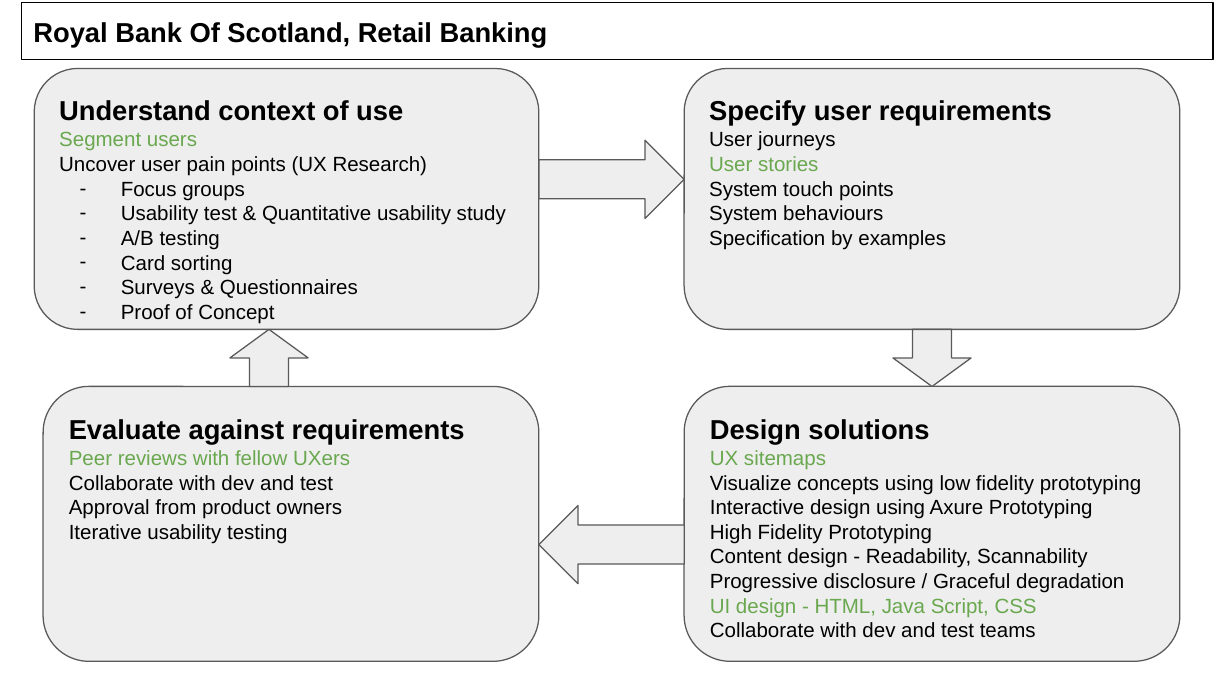
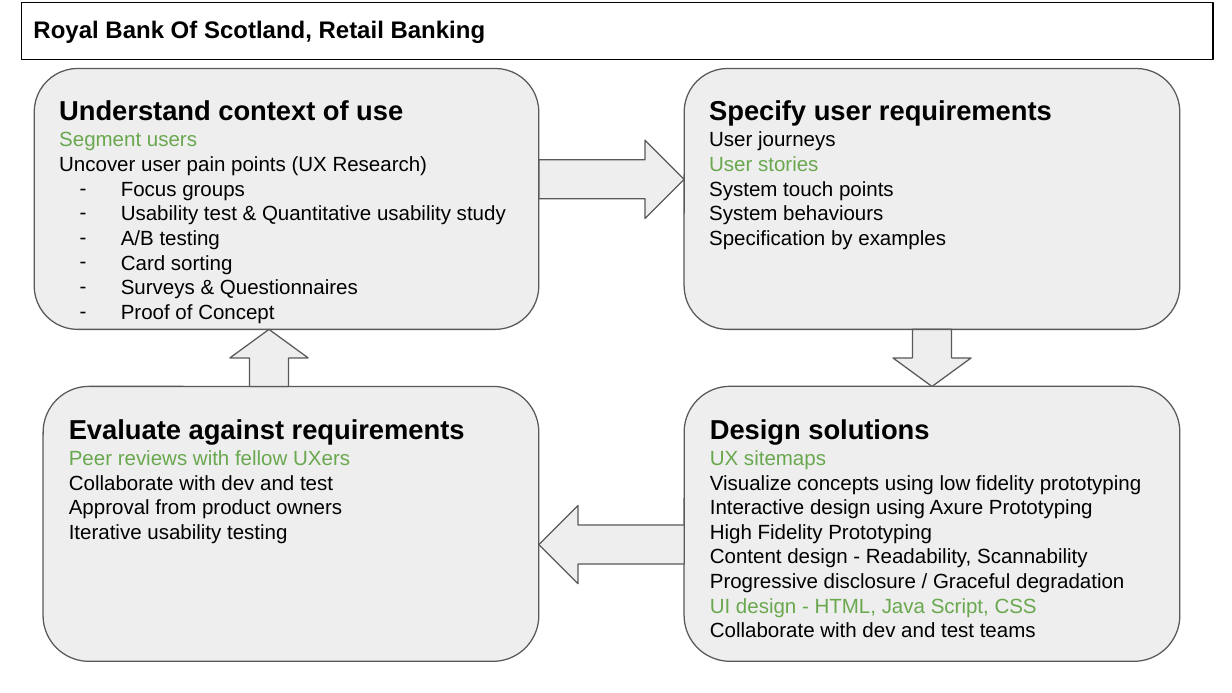
Before and after one commit to RaghavanKasthuri/User-Experience-UX-, a slide deck: slide 4 of User Centred Design/User Centered Design.pptx. Drawn at 1232x693 pixels with LibreOffice and Linux fonts; fonts in the diff are those of the drawing. Boxes give left, top, right and bottom in pixels: in the first picture for what was removed or moved away, otherwise in the second. Text is boxed around its words. In the diff, an @@ line names an element or a change of style, - is before the commit and + after.

Commit message:
Update User Centered Design.pptx
Updated the cover sheet and as well the description to read:

Methods to develop an understanding of users needs during the iterative design process.

```diff
--- a/User Centred Design/User Centered Design.pptx
+++ b/User Centred Design/User Centered Design.pptx
@@ rectangle "Royal Bank Of Scotland, Retail ..." at <box>21,2,1212,59</box>: size 16 to 14 pt @@
```
Also in this commit, not shown: 8 other slides changed.
